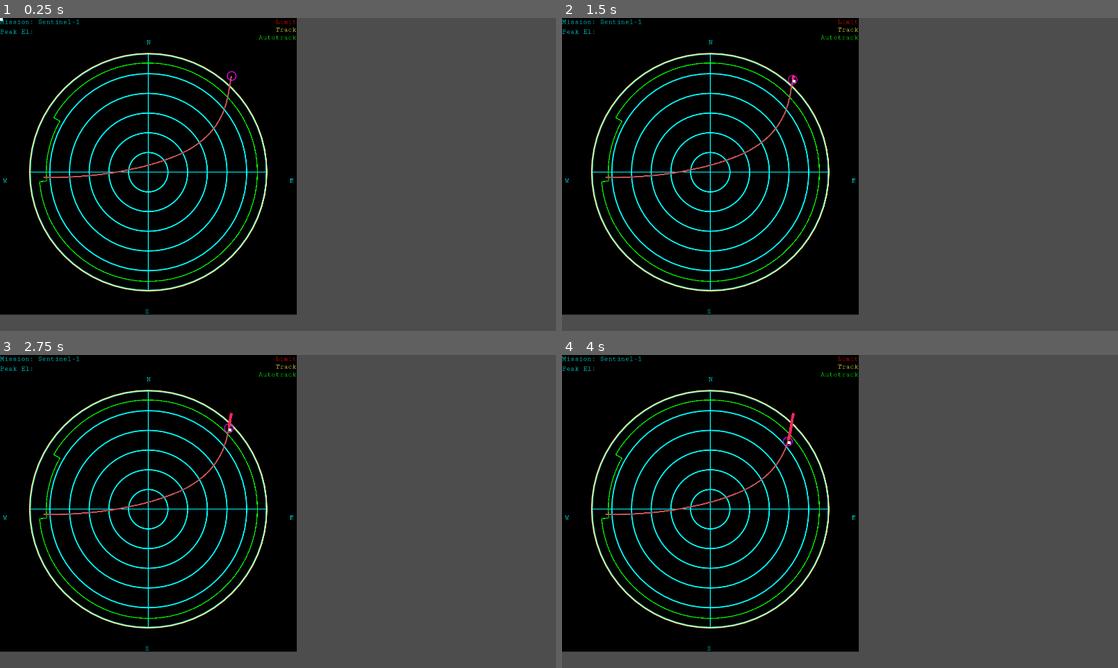
Above: before the commit, frames 1-4 (two rows, left to right).
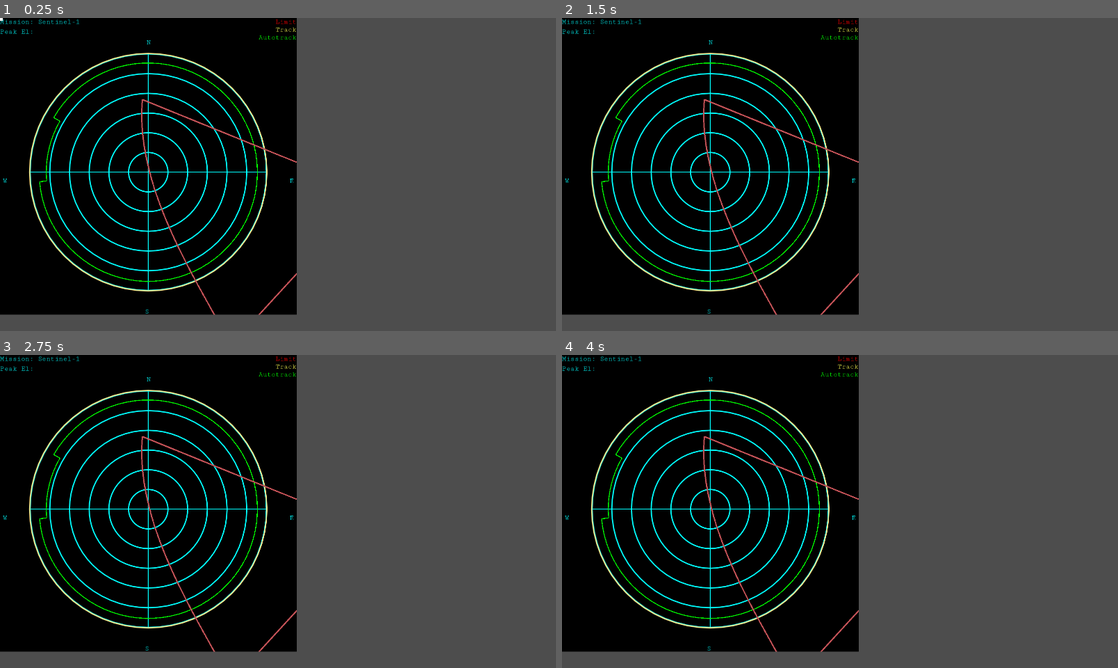
Above: after the commit, the same moments.

Repository: asfadmin/antenna-museum-exhibit
Game: Godot game, scene res://src/track_status/track_status.tscn
Same seed, same stepped clock (60 frames per second), same inputs: the game is played once before the commit and once after it. This scene is started directly instead of the project's main scene.
Inputs (mouse positions are in pixels of both pictures, inside the frame that each line leads up to):
- Up to frame 1 (0.25 s): no input
- Up to frame 2 (1.5 s): tap Enter at 0.5 s; move the mouse to (962, 158) at 0.52 s; click (962, 158) at 0.67 s; tap Space at 1.25 s; drag from (728, 190) to (812, 237) at 1.27 s
- Up to frame 3 (2.75 s): tap Enter at 2 s; move the mouse to (333, 442) at 2.02 s; click (333, 442) at 2.17 s
- Up to frame 4 (4 s): tap Space at 2.75 s; drag from (812, 574) to (673, 464) at 2.77 s; tap Enter at 3.5 s; move the mouse to (1006, 558) at 3.52 s; click (1006, 558) at 3.67 s

The runs differ from the first frame. In frame 1, 0.7% of the frame differs, in the area x 7-54%, y 16-95%; in frame 2, 0.7%; in frame 3, 0.7%; in frame 4, 0.7%, in the area x 7-54%, y 18-95%.
Error in both runs: Cannot call method 'get_error' on a null value. (res://addons/icons-fonts/icons_fonts/IconsFonts.gd:57)

Commit message:
wip: track course azimuth & elevation read from csv

Diff:
--- a/exhibit-frontend/src/track_status/track_course.gd
+++ b/exhibit-frontend/src/track_status/track_course.gd
@@ -5,27 +5,52 @@
 var sat_position: ColorRect
 #var path_follow_2d: PathFollow2D
 var current_idx = 0
-
+var azimuth_data: Array[float] = []
+var elevation_data: Array[float] = []
 var expected_time: float = 5.0
 var cursor_pos: Vector2 = Vector2.ZERO
 @onready var viewport: SubViewport = get_parent() as SubViewport
+
+var fname := "aqa.csv"
+var ACTUAL_AZIMUTH_COLUMN = "Actual Az."
+var ACTUAL_ELEVATION_COLUMN = "Actual El."
+var COMMANDED_AZIMUTH_COLUMN = "Commanded Az."
+var COMMANDED_ELEVATION_COLUMN = "Commanded El."
+
 #var full_points = []
 # Called when the node enters the scene tree for the first time.
+
+func spherical_to_cartesian(lat:float, lon: float) -> Vector2:
+	lat = deg_to_rad(lat)
+	lon = deg_to_rad(lon)
+	var x = viewport.get_parent().size.x * cos(lat) * sin(lon)
+	var y = viewport.get_parent().size.y * cos(lat) * cos(lon)
+	#var z = 1.0 * sin(lat)
+
+	return Vector2(x, y)
 func _ready() -> void:
+	var column_data := load_column_data()
+	azimuth_data = column_data["commanded_azimuth"]
+	elevation_data = column_data["commanded_elevation"]
+	print(azimuth_data)
 	self.completed_course = get_child(0)
 
 	self.path_2d = get_child(1)
 	self.sat_position = get_node('sat_pos')
 	#self.path_follow_2d = self.path_2d.get_child(0)
 
+	var azm_elev = []
+	for idx in range(0, len(azimuth_data)):
+		azm_elev.append(spherical_to_cartesian(azimuth_data[idx], elevation_data[idx]))
+
 	var _final_path = []
 	var viewport_parent = viewport.get_parent()
-	#var offset = Vector2(viewport.get_parent().size.x / 2, -viewport.get_parent().size.y) / 2.0
-	for point in self.path_2d.curve.get_baked_points():
+	var offset = Vector2(viewport.get_parent().size.x, viewport.get_parent().size.y) / 2.0
+	for point in azm_elev:
 		#var offset = Vector2(viewport.size.x, viewport.size.y) / 2.0
 		#print(viewport.size.x)
 		#print(offset)
-		_final_path.append(point) # + offset)
+		_final_path.append(point + offset)
 
 	self.points = _final_path
 	#self.path_2d.curve.get_closest_point()
@@ -57,3 +82,58 @@
 		get_tree().create_timer(0.1).timeout.connect(_active_timer, CONNECT_ONE_SHOT)
 	else:
 		self.sat_position.visible = false
+
+func get_csv(fname: String) -> Dictionary:
+	var file: FileAccess = FileAccess.open("res://%s" % fname, FileAccess.READ)
+
+	# Get headers to index into content using column names
+	var headers := file.get_csv_line()
+	var header_dict := {}
+
+	for i in headers.size():
+		header_dict[headers[i]] = i
+
+	var content := []
+	# Get the data itself (csv rows)
+	while file.get_position() < file.get_length():
+		var csv_line := file.get_csv_line()
+
+		if csv_line != null and csv_line.size() > 0:
+			content.append(csv_line)
+		else:
+			print("Empty line")
+
+	file.close()
+
+	return {
+		"headers": header_dict,
+		"content": content,
+	}
+
+func load_column_data() -> Dictionary:
+	var csv := get_csv(fname)
+
+	var column_data := {
+		"actual_azimuth": get_csv_column_data(csv["headers"][ACTUAL_AZIMUTH_COLUMN], csv["content"]),
+		"actual_elevation": get_csv_column_data(csv["headers"][ACTUAL_ELEVATION_COLUMN], csv["content"]),
+		"commanded_azimuth": get_csv_column_data(csv["headers"][COMMANDED_AZIMUTH_COLUMN], csv["content"]),
+		"commanded_elevation": get_csv_column_data(csv["headers"][COMMANDED_ELEVATION_COLUMN], csv["content"]),
+	}
+
+	# The csv data is heavy
+	csv = {}
+
+	return column_data
+
+
+## Takes `column_index` and returns the column at that index in the 2d Array `content`.
+func get_csv_column_data(column_index: int, content: Array) -> Array[float]:
+	var column_data: Array[float] = []
+	var content_size: int = content.size()
+
+	column_data.resize(content_size)
+
+	for i in range(0, content_size):
+		column_data[i] = float(content[i][column_index])
+
+	return column_data
